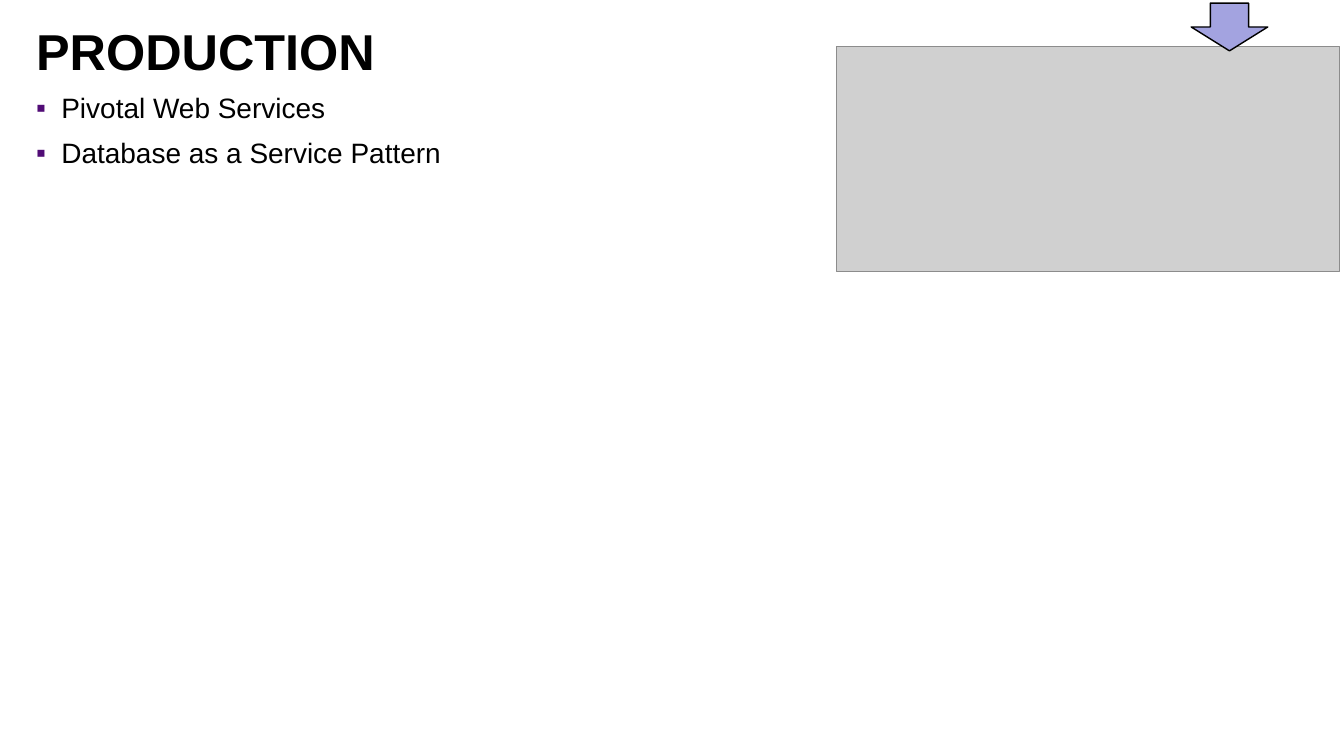
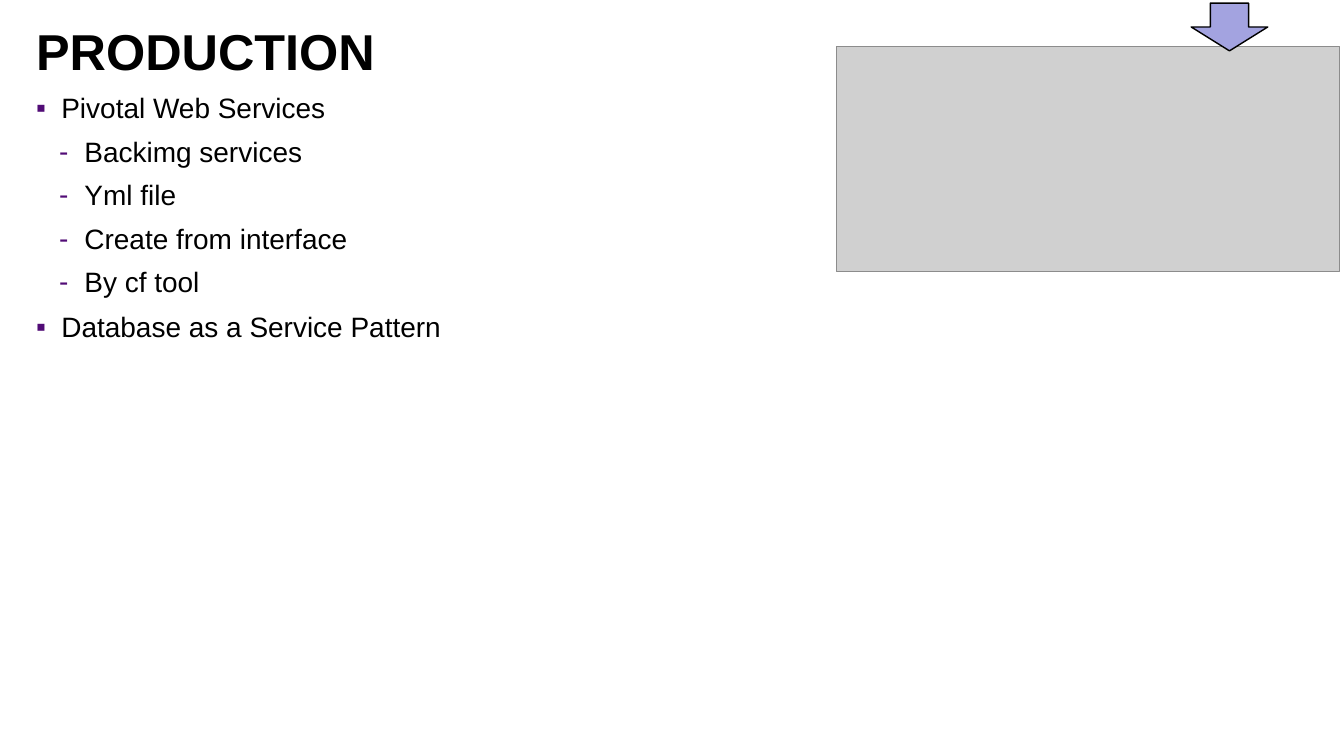
Before and after one commit to lbennardis/microS_code2016_DOCS, a slide deck: slide 27 of luigiBennardisMicroservices.pptx. Drawn at 1344x756 pixels with LibreOffice and Linux fonts; fonts in the diff are those of the drawing; grey boxes stand for pictures; background and template pictures are left out. Boxes give left, top, right and bottom in pixels: in the first picture for what was removed or moved away, otherwise in the second. Text is boxed around its words. In the diff, an @@ line names an element or a change of style, - is before the commit and + after.

```diff
--- a/luigiBennardisMicroservices.pptx
+++ b/luigiBennardisMicroservices.pptx
@@ text at (84, 141, 347, 297): paragraphs added @@
+  – Backimg services
+  – Yml file
+  – Create from interface
+  – By cf tool
```
Also in this commit, not shown: 10 other slides changed, 2 slides added, 1 slide removed.
